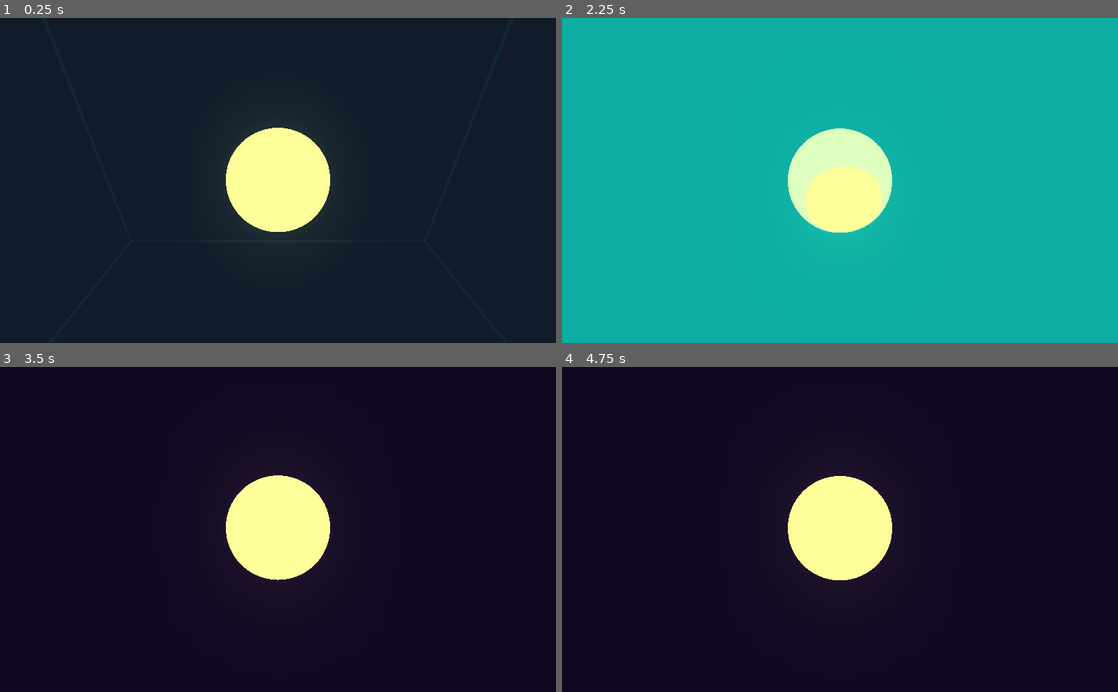
Above: before the commit, frames 1-4 (two rows, left to right).
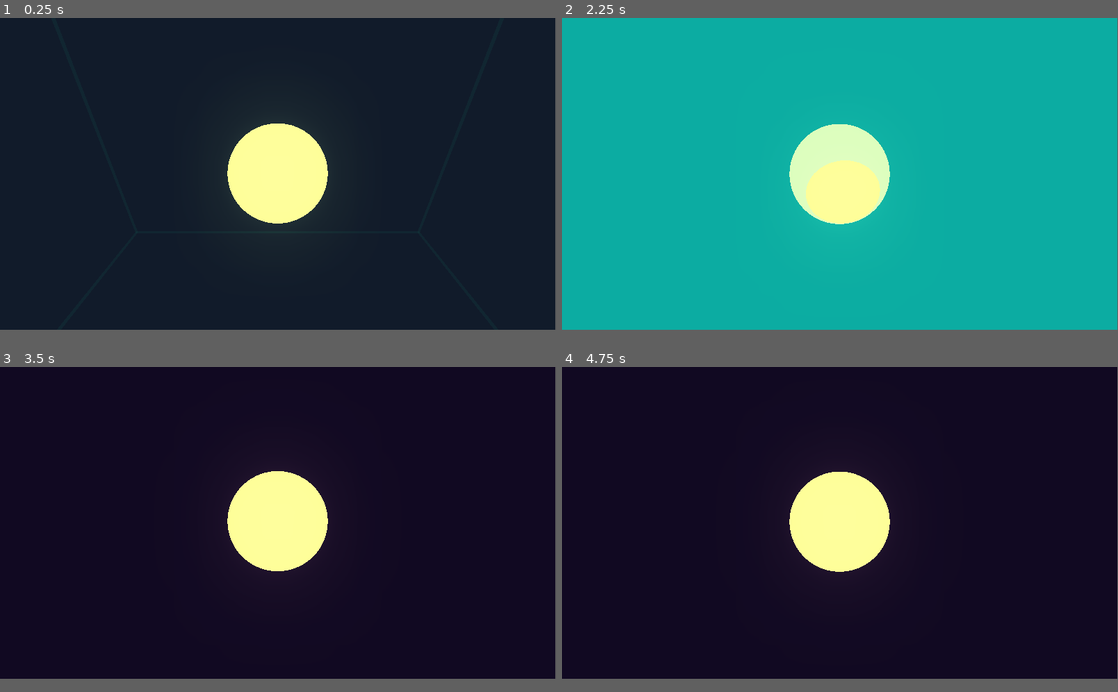
Above: after the commit, the same moments.

Repository: william-v4/newton3d
Game: Godot game, scene res://Space.tscn
The game is run twice, just before and just after one commit, with the same random seed, the same clock (stepped at 60 frames per second) and the same inputs. Sound files missing from this copy of the repository are replaced by a short silence.
Inputs (mouse positions are in pixels of both pictures, inside the frame that each line leads up to):
- Up to frame 1 (0.25 s): no input
- Up to frame 2 (2.25 s): tap Enter at 0.5, 2 s; move the mouse to (867, 180) at 0.52 s; hold W (forward) from 0.53 s (still down); tap Q (delete) at 0.6, 1.55 s; tap Space (up) at 1.25 s; move the mouse to (812, 180) at 1.27 s; tap ` (addr) at 1.35 s; move the mouse to (851, 174) at 2.02 s; tap 0 (clear) at 2.1 s
- Up to frame 3 (3.5 s): keep holding W (forward); tap Q (delete) at 2.3, 2.85 s; move the mouse to (272, 536) at 2.77 s
- Up to frame 4 (4.75 s): keep holding W (forward); tap Space (up) at 3.5 s; move the mouse to (878, 532) at 3.52 s; tap R (random) at 3.6 s; tap Q (delete) at 3.8, 4.55 s; tap Enter at 4.25 s; move the mouse to (795, 526) at 4.27 s; tap E (spawn) at 4.35 s
In our replay, the window is 800x468 before the commit and 799x449 after it. These sizes can differ from the game's own. Grey fills any space a smaller window leaves; there, only what the larger window draws over its background counts as a difference.

The runs differ from the first frame. In frame 1, 0.8% of the frame differs, in the area x 40-60%, y 32-66%; in frame 2, 1.1%, in the area x 40-60%, y 32-67%; in frame 3, 0.8%; in frame 4, 0.8%.

Commit message:
exported

Diff:
--- a/Body.gd
+++ b/Body.gd
@@ -133,7 +133,7 @@
 		for x in $Area.get_overlapping_bodies():
 			if "Body" in x.name and x.get_parent() != self:
 				# Among Us kill sound and turn up volume
-				$AudioStreamPlayer3D.set_unit_db(40)
+				$AudioStreamPlayer3D.set_unit_db(20)
 				$AudioStreamPlayer3D.stream = preload("res://sounds/impostor_kill.wav")
 				$AudioStreamPlayer3D.play()
 				# for immersize boom
--- /dev/null
+++ b/icon.svg
@@ -0,0 +1,57 @@
+<?xml version="1.0" encoding="UTF-8" standalone="no"?>
+<!-- Created with Inkscape (http://www.inkscape.org/) -->
+
+<svg
+   width="64mm"
+   height="64mm"
+   viewBox="0 0 63.999998 63.999998"
+   version="1.1"
+   id="svg1"
+   inkscape:version="1.3 (0e150ed6c4, 2023-07-21)"
+   sodipodi:docname="icon.svg"
+   inkscape:export-filename="icon.png"
+   inkscape:export-xdpi="25.4"
+   inkscape:export-ydpi="25.4"
+   xmlns:inkscape="http://www.inkscape.org/namespaces/inkscape"
+   xmlns:sodipodi="http://sodipodi.sourceforge.net/DTD/sodipodi-0.dtd"
+   xmlns="http://www.w3.org/2000/svg"
+   xmlns:svg="http://www.w3.org/2000/svg">
+  <sodipodi:namedview
+     id="namedview1"
+     pagecolor="#505050"
+     bordercolor="#eeeeee"
+     borderopacity="1"
+     inkscape:showpageshadow="0"
+     inkscape:pageopacity="0"
+     inkscape:pagecheckerboard="0"
+     inkscape:deskcolor="#d1d1d1"
+     inkscape:document-units="mm"
+     inkscape:zoom="0.90412069"
+     inkscape:cx="36.499552"
+     inkscape:cy="102.30935"
+     inkscape:window-width="1920"
+     inkscape:window-height="1011"
+     inkscape:window-x="0"
+     inkscape:window-y="0"
+     inkscape:window-maximized="1"
+     inkscape:current-layer="layer1" />
+  <defs
+     id="defs1" />
+  <g
+     inkscape:label="Layer 1"
+     inkscape:groupmode="layer"
+     id="layer1">
+    <circle
+       style="fill:#eaee86;fill-opacity:0.989675;stroke:none;stroke-width:0;stroke-linejoin:round;stroke-dasharray:none"
+       id="path1"
+       cx="24.6731"
+       cy="39.3269"
+       r="24.6731" />
+    <circle
+       style="fill:#86dfee;fill-opacity:0.98967499;stroke:none;stroke-width:0;stroke-linejoin:round;stroke-dasharray:none"
+       id="path1-5"
+       cx="52.964657"
+       cy="12.572023"
+       r="8.7287045" />
+  </g>
+</svg>
--- a/project.godot
+++ b/project.godot
@@ -16,7 +16,13 @@
 
 config/name="Newtons Sandbox 3.0"
 run/main_scene="res://Space.tscn"
+boot_splash/image="res://splash.png"
 config/icon="res://icon.png"
+
+[display]
+
+window/size/width=1920
+window/size/height=1080
 
 [input]
 
--- /dev/null
+++ b/release/web/newton3d.manifest.json
@@ -0,0 +1 @@
+{"background_color":"#000000","display":"standalone","icons":[{"sizes":"144x144","src":"newton3d.144x144.png","type":"image/png"},{"sizes":"180x180","src":"newton3d.180x180.png","type":"image/png"},{"sizes":"512x512","src":"newton3d.512x512.png","type":"image/png"}],"name":"Newtons Sandbox 3.0","orientation":"any","start_url":"./newton3d.html"}
--- /dev/null
+++ b/splash.svg
@@ -0,0 +1,201 @@
+<?xml version="1.0" encoding="UTF-8" standalone="no"?>
+<!-- Created with Inkscape (http://www.inkscape.org/) -->
+
+<svg
+   width="1920"
+   height="1080"
+   viewBox="0 0 507.99998 285.75"
+   version="1.1"
+   id="svg1"
+   xml:space="preserve"
+   sodipodi:docname="splash.svg"
+   inkscape:version="1.3 (0e150ed6c4, 2023-07-21)"
+   inkscape:export-filename="splash.png"
+   inkscape:export-xdpi="96"
+   inkscape:export-ydpi="96"
+   xmlns:inkscape="http://www.inkscape.org/namespaces/inkscape"
+   xmlns:sodipodi="http://sodipodi.sourceforge.net/DTD/sodipodi-0.dtd"
+   xmlns:xlink="http://www.w3.org/1999/xlink"
+   xmlns="http://www.w3.org/2000/svg"
+   xmlns:svg="http://www.w3.org/2000/svg"><sodipodi:namedview
+     id="namedview1"
+     pagecolor="#505050"
+     bordercolor="#eeeeee"
+     borderopacity="1"
+     inkscape:showpageshadow="0"
+     inkscape:pageopacity="0"
+     inkscape:pagecheckerboard="0"
+     inkscape:deskcolor="#d1d1d1"
+     inkscape:document-units="mm"
+     inkscape:zoom="0.51885396"
+     inkscape:cx="855.73212"
+     inkscape:cy="463.52156"
+     inkscape:window-width="1920"
+     inkscape:window-height="1011"
+     inkscape:window-x="0"
+     inkscape:window-y="0"
+     inkscape:window-maximized="1"
+     inkscape:current-layer="layer1" /><defs
+     id="defs1"><rect
+       x="560.87869"
+       y="198.88478"
+       width="1094.5375"
+       height="208.92849"
+       id="rect1" /><linearGradient
+       inkscape:collect="always"
+       id="linearGradient1032"><stop
+         style="stop-color:#00f072;stop-opacity:1;"
+         offset="0"
+         id="stop1028" /><stop
+         style="stop-color:#35cca3;stop-opacity:1;"
+         offset="1"
+         id="stop1030" /></linearGradient><rect
+       x="68.775719"
+       y="420.06464"
+       width="604.55365"
+       height="140.63232"
+       id="rect236" /><linearGradient
+       inkscape:collect="always"
+       xlink:href="#linearGradient1032"
+       id="linearGradient1034"
+       x1="50.491833"
+       y1="488.71182"
+       x2="542.40057"
+       y2="450.90762"
+       gradientUnits="userSpaceOnUse" /></defs><g
+     inkscape:label="Layer 1"
+     inkscape:groupmode="layer"
+     id="layer1"><g
+       transform="matrix(0.26458333,0,0,0.26458333,90.452479,256.27549)"
+       id="g11"><path
+         style="opacity:0.2"
+         d="M 25,56 C 8.6551,53.886 7.9914,45.471 7.9914,45.471 L 8,26 4,21.951 l 5,-7 5,3 4,-4 V 8 l 8,-3 2,5 h 8 l 2,-5 8,3 v 6 l 4,4 5,-3 5,7 -4,4 -0.02,19.471 c 0,0 -0.5,10.29 -16.98,10.529 z"
+         id="path1" /><path
+         style="fill:#3888c3"
+         d="M 25,55 C 8.6551,52.886 7.9914,44.471 7.9914,44.471 L 8,25 4,20.951 l 5,-7 5,3 4,-4 V 7 l 8,-3 2,5 h 8 l 2,-5 8,3 v 6 l 4,4 5,-3 5,7 -4,4 -0.02,19.471 c 0,0 -0.5,10.29 -16.98,10.529 z"
+         id="path2" /><circle
+         style="opacity:0.2"
+         cx="20"
+         cy="30"
+         r="6"
+         id="circle2" /><circle
+         style="fill:#ffffff"
+         cx="20"
+         cy="29"
+         r="6"
+         id="circle3" /><circle
+         style="fill:#353535"
+         cx="20"
+         cy="29"
+         r="4"
+         id="circle4" /><circle
+         style="opacity:0.2"
+         cx="44"
+         cy="30"
+         r="6"
+         id="circle5" /><circle
+         style="fill:#ffffff"
+         cx="44"
+         cy="29"
+         r="6"
+         id="circle6" /><circle
+         style="fill:#353535"
+         cx="44"
+         cy="29"
+         r="4"
+         id="circle7" /><path
+         style="opacity:0.2;fill:#ffffff"
+         d="M 4,21 8.9979,13.995 14,17 18,13 v 1 L 14,18 9.0001,15 C 9.0894,14.961 6.0166,19.192 4.4183,21.417 Z M 60.001,21 54.999,14 49.994,16.998 45.996,12.999 46,14 l 4,4 4.999,-3 4.579,6.405 z M 45.996,7.0006 38.001,4.0001 35.999,9 l 0.002,1 2,-5 L 46,8.0001 Z m -27.994,0 L 26,4.0001 28,9 h 7.999 l 0.002,1 H 28 L 26,5 18,8.0001 Z"
+         id="path7" /><path
+         style="fill:none;stroke:#000000;stroke-width:4.0017;stroke-linecap:round;stroke-opacity:0.2"
+         d="m 32.001,30.001 v 5.998"
+         id="path8" /><path
+         style="fill:none;stroke:#ffffff;stroke-width:4.0007;stroke-linecap:round"
+         d="m 32,29 v 5.996"
+         id="path9" /><path
+         style="opacity:0.2;fill:none;stroke:#000000;stroke-width:2;stroke-linejoin:round"
+         d="m 56,43.001 h -9 v 4 H 37 V 43 H 32 M 8,43.001 h 9 v 4 H 27 V 43 h 5"
+         id="path10" /><path
+         style="fill:none;stroke:#ffffff;stroke-width:2;stroke-linejoin:round"
+         d="m 56,42.001 h -9 v 4 H 37 V 42 H 32 M 8,42.001 h 9 v 4 H 27 V 42 h 5"
+         id="path11" /></g><g
+       inkscape:label="Layer 1"
+       id="layer1-5"
+       transform="translate(95.604887,100.68033)"><circle
+         style="fill:#eaee86;fill-opacity:0.989675;stroke:none;stroke-width:0;stroke-linejoin:round;stroke-dasharray:none"
+         id="path1-3"
+         cx="24.6731"
+         cy="39.3269"
+         r="24.6731" /><circle
+         style="fill:#86dfee;fill-opacity:0.989675;stroke:none;stroke-width:0;stroke-linejoin:round;stroke-dasharray:none"
+         id="path1-5"
+         cx="52.964657"
+         cy="12.572023"
+         r="8.7287045" /></g><text
+       xml:space="preserve"
+       transform="matrix(0.26458333,0,0,0.26458333,19.519342,59.458633)"
+       id="text1"
+       style="font-size:85.3333px;font-family:Montserrat;-inkscape-font-specification:'Montserrat, Normal';white-space:pre;shape-inside:url(#rect1);display:inline;fill:#86dfee;fill-opacity:0.989675;stroke-width:0;stroke-linejoin:round"><tspan
+         x="560.87891"
+         y="277.31405"
+         id="tspan5">Newton's Sandbox 3D&#10;</tspan></text><text
+       xml:space="preserve"
+       style="font-style:normal;font-variant:normal;font-weight:200;font-stretch:normal;font-size:9.87777px;font-family:Inter;-inkscape-font-specification:'Inter, Ultra-Light';font-variant-ligatures:normal;font-variant-caps:normal;font-variant-numeric:normal;font-variant-east-asian:normal;fill:#86dfee;fill-opacity:0.989675;stroke-width:0;stroke-linejoin:round"
+       x="169.16251"
+       y="151.90044"
+       id="text2"><tspan
+         sodipodi:role="line"
+         id="tspan2"
+         style="stroke-width:0"
+         x="169.16251"
+         y="151.90044">version 3.0</tspan></text><text
+       xml:space="preserve"
+       style="font-style:normal;font-variant:normal;font-weight:normal;font-stretch:normal;font-size:11.2889px;font-family:Montserrat;-inkscape-font-specification:'Montserrat, Normal';font-variant-ligatures:normal;font-variant-caps:normal;font-variant-numeric:normal;font-variant-east-asian:normal;fill:#3888c3;fill-opacity:1;stroke-width:0;stroke-linejoin:round"
+       x="18.201559"
+       y="268.37656"
+       id="text3"><tspan
+         sodipodi:role="line"
+         id="tspan3"
+         style="font-style:normal;font-variant:normal;font-weight:normal;font-stretch:normal;font-size:11.2889px;font-family:Montserrat;-inkscape-font-specification:'Montserrat, Normal';font-variant-ligatures:normal;font-variant-caps:normal;font-variant-numeric:normal;font-variant-east-asian:normal;fill:#3888c3;fill-opacity:1;stroke-width:0"
+         x="18.201559"
+         y="268.37656">Powered by</tspan></text><text
+       xml:space="preserve"
+       style="font-style:normal;font-variant:normal;font-weight:normal;font-stretch:normal;font-size:11.2889px;font-family:Montserrat;-inkscape-font-specification:'Montserrat, Normal';font-variant-ligatures:normal;font-variant-caps:normal;font-variant-numeric:normal;font-variant-east-asian:normal;fill:#3888c3;fill-opacity:1;stroke-width:0;stroke-linejoin:round"
+       x="111.08448"
+       y="268.92685"
+       id="text4"><tspan
+         sodipodi:role="line"
+         id="tspan4"
+         style="font-style:normal;font-variant:normal;font-weight:normal;font-stretch:normal;font-size:11.2889px;font-family:Montserrat;-inkscape-font-specification:'Montserrat, Normal';font-variant-ligatures:normal;font-variant-caps:normal;font-variant-numeric:normal;font-variant-east-asian:normal;fill:#3888c3;fill-opacity:1;stroke-width:0"
+         x="111.08448"
+         y="268.92685">Godot</tspan></text><g
+       inkscape:label="Layer 1"
+       id="layer1-57"
+       transform="matrix(0.44618952,0,0,0.44618952,391.30268,202.92736)"><text
+         xml:space="preserve"
+         transform="matrix(0.37000894,0,0,0.43942599,-16.847341,-69.196276)"
+         id="text234"
+         style="font-style:normal;font-variant:normal;font-weight:800;font-stretch:normal;font-size:85.3333px;line-height:1.25;font-family:Montserrat;-inkscape-font-specification:'Montserrat, Ultra-Bold';font-variant-ligatures:normal;font-variant-caps:normal;font-variant-numeric:normal;font-variant-east-asian:normal;white-space:pre;shape-inside:url(#rect236);display:inline;fill:url(#linearGradient1034);fill-opacity:1;stroke:none"><tspan
+           x="68.775391"
+           y="498.49373"
+           id="tspan7">william<tspan
+   style="font-weight:normal;font-family:'Montserrat Alternates';-inkscape-font-specification:'Montserrat Alternates, Normal'"
+   id="tspan6">v4</tspan></tspan></text><path
+         id="path1314"
+         style="fill:none;stroke:#35cca3;stroke-width:2.12835;stroke-linecap:round;stroke-linejoin:round"
+         inkscape:transform-center-x="1.8515928"
+         inkscape:transform-center-y="0.028968405"
+         d="m 176.47638,100.32144 -11.22376,11.2756 11.16668,11.44943"
+         sodipodi:nodetypes="ccc" /><path
+         id="path1314-1"
+         style="fill:none;stroke:#35cca3;stroke-width:2.12835;stroke-linecap:round;stroke-linejoin:round"
+         inkscape:transform-center-x="-1.8504364"
+         inkscape:transform-center-y="-0.029725199"
+         d="M 197.7912,123.04616 209.01725,111.77284 197.8529,100.32113"
+         sodipodi:nodetypes="ccc" /><g
+         style="fill:#35cca3;fill-opacity:1"
+         id="g8203"
+         transform="matrix(1.0992578,0,0,1.0992578,174.34858,98.856945)"><path
+           d="M 17,10 V 6 A 2,2 0 0 0 14.891,4 2.118,2.118 0 0 0 13,6.17 V 18 A 4.017,4.017 0 0 1 11.754,20.9 3.968,3.968 0 0 1 9,22 C 8.929,22 8.857,22 8.785,22 A 4.089,4.089 0 0 1 5,17.83 V 14 A 1,1 0 0 0 4,13 H 3 a 1,1 0 0 1 0,-2 h 1 a 3,3 0 0 1 3,3 v 3.83 A 2.118,2.118 0 0 0 8.891,20 2,2 0 0 0 11,18 V 6.17 A 4.089,4.089 0 0 1 14.787,2.005 4,4 0 0 1 19,6 v 4 a 1,1 0 0 0 1,1 h 1 a 1,1 0 0 1 0,2 h -1 a 3,3 0 0 1 -3,-3 z"
+           id="path8194"
+           style="fill:#35cca3;fill-opacity:1" /></g></g></g></svg>
Not shown, added: export_presets.cfg
Binary file changed: icon.png
Not shown, changed: icon.png.import
Not shown, added: icon.svg.import
Binary file added: release/web/newton3d.144x144.png
Not shown, added: release/web/newton3d.144x144.png.import
Binary file added: release/web/newton3d.180x180.png
Not shown, added: release/web/newton3d.180x180.png.import
Binary file added: release/web/newton3d.512x512.png
Not shown, added: release/web/newton3d.512x512.png.import
Binary file added: release/web/newton3d.png
Not shown, added: release/web/newton3d.png.import
(and 13 more such lines)
